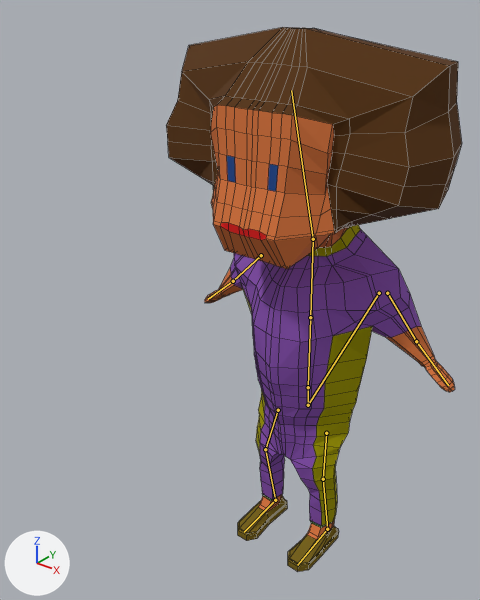
Before and after pictures for a commit that changed the Blender file PrototypeLogicGame/Assets/Sprites/3D_Blender/Hero(small).blend.
Before and after are seen from a 50 mm camera at (3.74, -5.94, 6.42) aimed at (-0.24, -0.97, 3.34). Lighting does not change. The marker at lower left points along +X, +Y and +Z. The bones that bend it are drawn over the model as lines. Mesh edges are drawn as thin lines.

Objects in the first picture: 'Hero'.
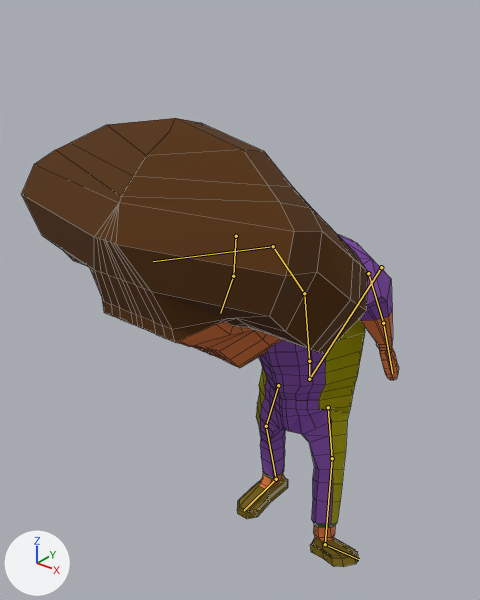
The newer file adds an action. The first version stands in its rest pose; the second is drawn at frame 11 of the action 'Examines the legs'.

What the commit changed:
Bone 'Main' (bone_main) moves from (0.0, 0.0, 0.0) to (0.0, -0.1, -0.181).
Bone 'Lower body' (bone_lower_body) turns from (0, 0, 0) to (9, 0, 0) degrees about its own x, y and z.
Bone 'Upper body' (bone_upper_body) turns from (0, 0, 0) to (29, 0, 0) degrees about its own x, y and z.
Bone 'Shoulder_L' (bone_shoulder_l) turns from (0, 0, 0) to (20, -7, -29) degrees about its own x, y and z.
Bone 'Forearm_L' (bone_forearm_l) turns from (0, 0, 0) to (19, -4, 0) degrees about its own x, y and z.
Bone 'Shoulder_R' (bone_shoulder_r) turns from (0, 0, 0) to (21, 7, 30) degrees about its own x, y and z.
Bone 'Forearm_R' (bone_forearm_r) turns from (0, 0, 0) to (20, 3, 0) degrees about its own x, y and z.
Bone 'Head' (bone_head) turns from (0, 0, 0) to (22, 0, 0) degrees about its own x, y and z.
Bone 'Thigh_L' (bone_thigh_l) turns from (0, 0, 0) to (27, -33, 8) degrees about its own x, y and z.
Bone 'Foot_L' (bone_foot_l) turns from (0, 0, 0) to (5, 17, 32) degrees about its own x, y and z.

Changed parts and their boxes (x1, y1, x2, y2) in the pictures (480 x 600 px):
'Hero', posed (28% wider, 18% shorter)
    before: (166, 27, 462, 572)
    after: (21, 118, 399, 567)
bone 'Main', root to tip
    before: (379, 293) to (308, 405)
    after: (381, 267) to (309, 379)
bone 'Lower body', root to tip
    before: (308, 387) to (310, 317)
    after: (309, 361) to (304, 293)
bone 'Upper body', root to tip
    before: (310, 317) to (313, 239)
    after: (304, 293) to (273, 246)
bone 'Shoulder_L', root to tip
    before: (387, 293) to (416, 341)
    after: (368, 273) to (383, 323)
bone 'Forearm_L', root to tip
    before: (416, 341) to (448, 385)
    after: (383, 323) to (392, 373)
bone 'Shoulder_R', root to tip
    before: (261, 255) to (233, 281)
    after: (236, 236) to (233, 276)
bone 'Forearm_R', root to tip
    before: (233, 281) to (208, 299)
    after: (233, 276) to (220, 313)
bone 'Head', root to tip
    before: (313, 239) to (291, 90)
    after: (273, 246) to (153, 261)
bone 'Thigh_L', root to tip
    before: (326, 433) to (323, 479)
    after: (328, 407) to (332, 458)
bone 'Foot_L', root to tip
    before: (327, 529) to (297, 565)
    after: (325, 544) to (359, 559)
